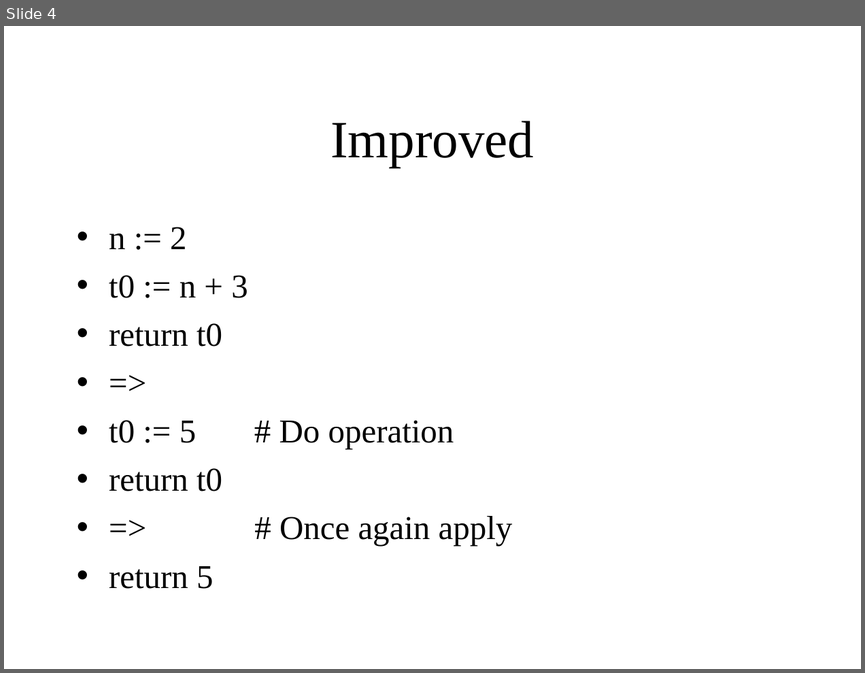
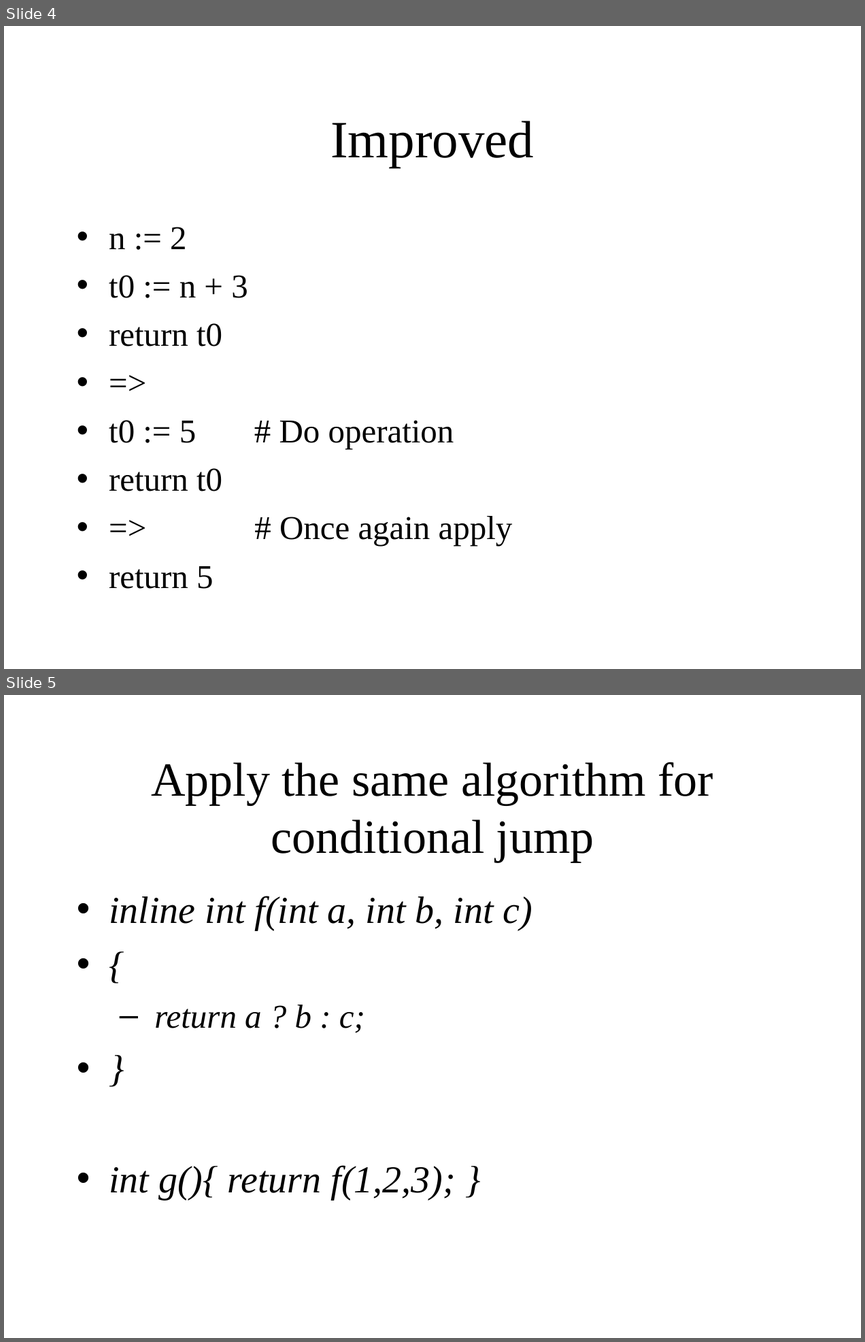
Before and after one commit to KeiHasegawa/hcc1_doc_ppt, a slide deck: 07_opt_imp_e.ppt. Shown one above the other, each under a label of ours: slide 4 before the commit, slides 4 and 5 after it. The pictures are 865x673 and 865x1342 pixels, drawn with LibreOffice and Linux fonts; fonts in the diff are those of the drawing. Boxes give left, top, right and bottom in pixels: in the first picture for what was removed or moved away, otherwise in the second. Text is boxed around its words. In the diff, an @@ line names an element or a change of style, - is before the commit and + after.

```diff
--- a/07_opt_imp_e.ppt
+++ b/07_opt_imp_e.ppt
@@ slide 5 added at (4, 695, 861, 1338), background #FFFFFF @@
@@ title added at (151, 762, 714, 862), 40 pt, text #000000 @@
+Apply the same algorithm for conditional jump
@@ text added at (109, 896, 533, 1199), 32 pt, text #000000, italic @@
+• inline int f(int a, int b, int c)
+• {
+  – return a ? b : c;
+• }
+• int g(){ return f(1,2,3); }
```
Also in this commit, not shown: 1 slide changed, 3 other slides added, 3 other files.
